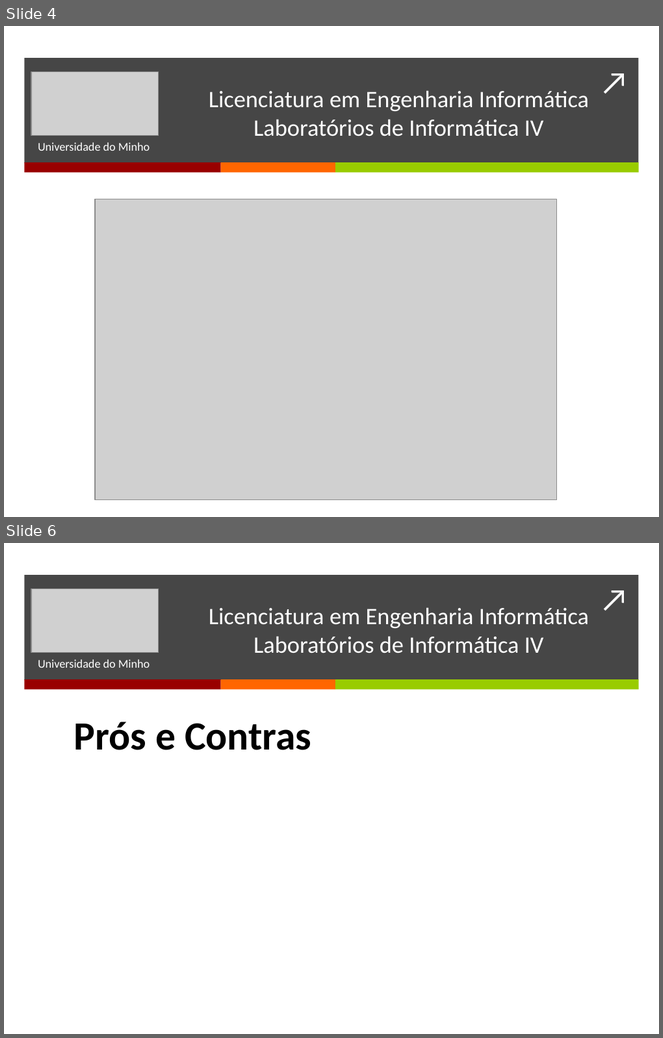
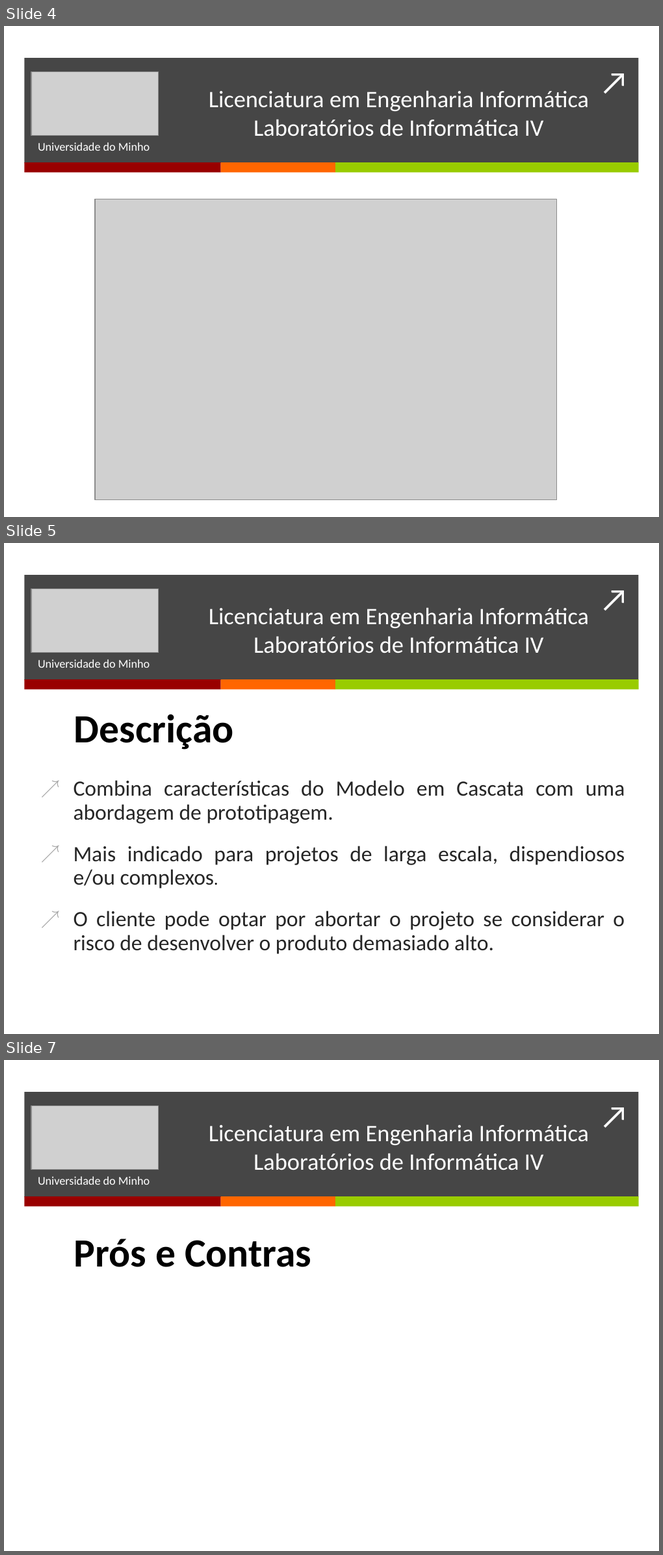
Before and after one commit to BrunoTorres/LI4, a slide deck: Apresentação/Apresentacao.pptx. Shown one above the other, each under a label of ours: slides 4 and 6 before the commit, slides 4, 5 and 7 after it; the slides between them are not shown. The pictures are 663x1038 and 663x1555 pixels, drawn with LibreOffice and Linux fonts; fonts in the diff are those of the drawing; grey boxes stand for pictures. Boxes give left, top, right and bottom in pixels: in the first picture for what was removed or moved away, otherwise in the second. Text is boxed around its words. In the diff, an @@ line names an element or a change of style, - is before the commit and + after.

```diff
--- a/Apresentação/Apresentacao.pptx
+++ b/Apresentação/Apresentacao.pptx
@@ slide 5 added at (x1=4, y1=543, x2=659, y2=1034), background #FFFFFF; not listed: 5 template elements that a slide beside it also shows @@
@@ picture added at (x1=31, y1=589, x2=159, y2=652) @@
@@ text added at (x1=209, y1=607, x2=589, y2=653), 26 pt, text #FFFFFF @@
+Licenciatura em Engenharia Informática
+Laboratórios de Informática IV
@@ subtitle added at (x1=38, y1=659, x2=150, y2=668), 13 pt, text #FFFFFF @@
+Universidade do Minho
@@ text added at (x1=74, y1=714, x2=625, y2=954), 24 pt, text #262626 @@
+Descrição
+↗ Combina características do Modelo em Cascata com uma abordagem de prototipagem.
+↗ Mais indicado para projetos de larga escala, dispendiosos e/ou complexos.
+↗ O cliente pode optar por abortar o projeto se considerar o risco de desenvolver o produto demasiado alto.
@@ what was slide 6 is now slide 7 @@
```
Also in this commit, not shown: 3 slides changed.
